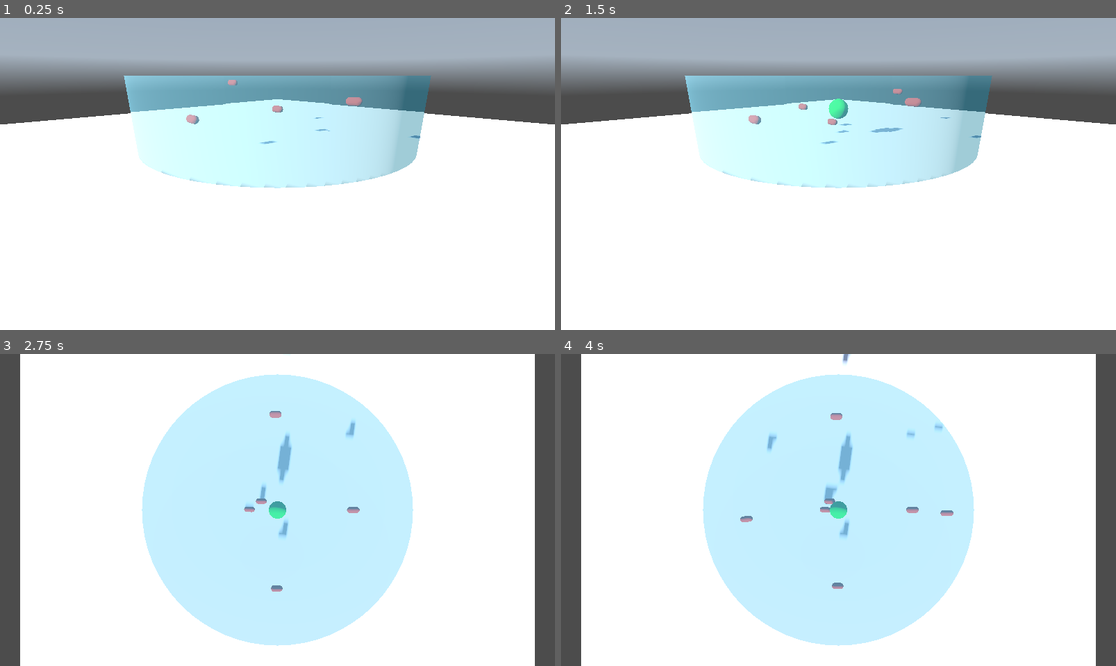
Above: before the commit, frames 1-4 (two rows, left to right).
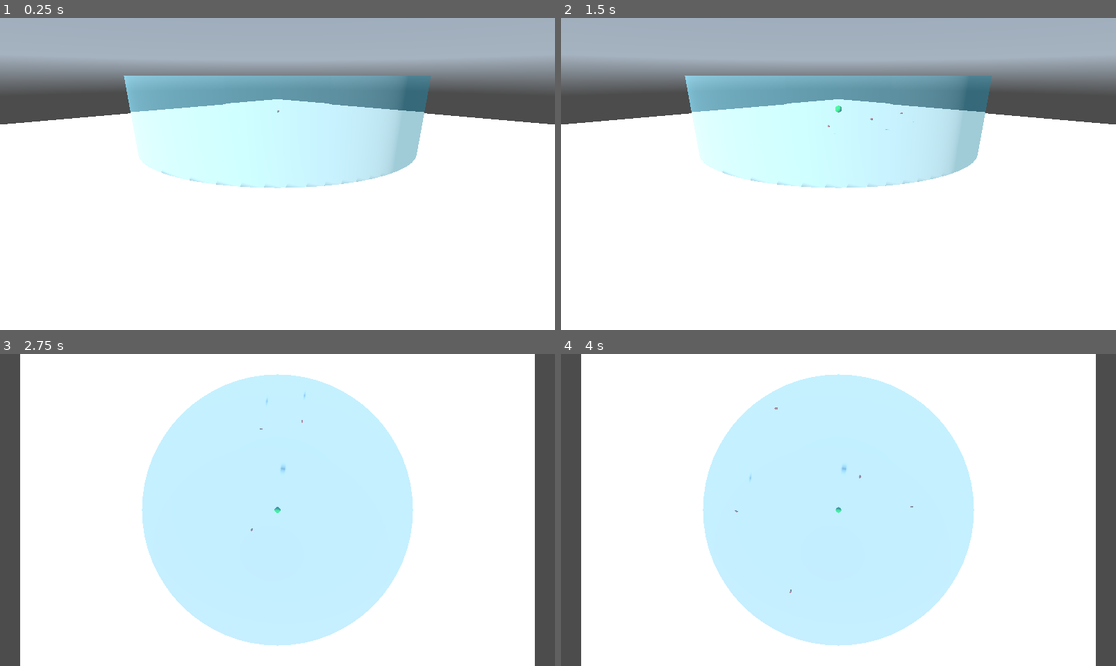
Above: after the commit, the same moments.

Repository: elegaanz/collective-behavior
Game: Godot game, scene res://Main.tscn
Same seed, same stepped clock (60 frames per second), same inputs: the game is played once before the commit and once after it. A sky picture missing from this copy of the repository is replaced by a grey-blue gradient.
Inputs (mouse positions are in pixels of both pictures, inside the frame that each line leads up to):
- Up to frame 1 (0.25 s): no input
- Up to frame 2 (1.5 s): tap Enter at 0.5 s; move the mouse to (960, 158) at 0.52 s; tap Z (spawn_fish) at 0.6 s; move the mouse to (727, 189) at 1.27 s; tap A (spawn_food) at 1.35 s
- Up to frame 3 (2.75 s): move the mouse to (333, 441) at 2.02 s; tap C (switch_camera) at 2.1 s
- Up to frame 4 (4 s): move the mouse to (810, 572) at 2.77 s; tap Z (spawn_fish) at 2.85 s; tap Space at 3.5 s; move the mouse to (1005, 556) at 3.52 s; tap A (spawn_food) at 3.6 s

The runs differ from the first frame. In frame 1, 0.2% of the frame differs, in the area x 33-76%, y 19-41%; in frame 2, 0.5%; in frame 3, 0.8%; in frame 4, 1.0%, in the area x 31-71%, y 0-77%.

Commit message:
Finish the implementation of the simulation

Diff:
--- a/Fish.gd
+++ b/Fish.gd
@@ -1,12 +1,11 @@
 extends Node3D
 
 # W in the article
-var body_mass = 1.0
+var body_mass = 0.03853
 # TL in the article
 var total_length = 0.1
 # S in the article
 var feed_intake_weight = 0.0
-const MAX_FEED_INTAKE = 10.0 # TODO: actual value
 
 var swimming_force_vector = Vector3.RIGHT
 var acceleration = Vector3.RIGHT
@@ -17,12 +16,17 @@
 	GROWING,
 }
 
+var phase_duration = 0.0
+const FEEDING_PHASE_DURATION = 10.0
 var current_phase = PHASE.FEEDING
 var mesh: MeshInstance3D
+
+var current_iteration = 0
 
 # Called when the node enters the scene tree for the first time.
 func _ready():
 	mesh = get_node("MeshInstance3D")
+	scale_mesh()
 
 var w = [0.6, 0.4, 0.4, 1.0, 0.0, 0.2] # w1 to w6 (the index are shifted in Godot and go from 0 to 5)
 var max_speed_coeff = 1.5 # Cv in the article
@@ -31,7 +35,8 @@
 func _process(delta):
 	if current_phase == PHASE.FEEDING:
 		# this algorithm is based on figure 2
-		if feed_in_tank() && feed_intake_weight < MAX_FEED_INTAKE:
+		var max_feed_intake = 0.04 * body_mass
+		if feed_in_tank() && feed_intake_weight < max_feed_intake:
 			w[4] = 3.0
 			max_speed_coeff = 7.0
 		else:
@@ -43,6 +48,9 @@
 		# Equations (1) in the article
 		acceleration = swimming_force_vector / body_mass
 		speed += acceleration * delta
+		var max_speed = max_speed_coeff * total_length
+		if speed.length() > max_speed:
+			speed = speed.normalized() * max_speed
 		var new_position = position + speed * delta
 		if inside_of_tank(new_position):
 			# if there was a significant move, rotate the fish towards the point
@@ -55,13 +63,35 @@
 			# This condition is rarely met, but it still exists
 			# as a security measure to make sure no fish escapes
 			# from the tank
-			var center_of_tank = Vector3(0, position.y, 0)
+			var center_of_tank = Vector3(0, 0.5, 0)
 			position += (center_of_tank - position).normalized() * delta * delta
+			speed /= 2
+
+		var food_in_contact: Node = get_food_in_contact()
+		if food_in_contact != null:
+			# We don't have a counter for how many food pellets were eaten
+			# (aka N_f^i), we just sum the weights as they come
+			feed_intake_weight += food_in_contact.weight
+			food_in_contact.get_parent().remove_child(food_in_contact)
+
+		phase_duration += delta
+		if phase_duration > FEEDING_PHASE_DURATION:
+			start_growth()
+	else:
+		var feed_conversion_efficiency = 1.0
+		var body_mass_gain = feed_intake_weight * feed_conversion_efficiency
+		body_mass += body_mass_gain
+
+		scale_mesh()
+
+		current_iteration += 1
+		print("iteration n° ", current_iteration)
+		start_feeding()
 
 # The following variables are updated regularly in _physics_process
 var closest_fish = null
-var baricenter = Vector3.ZERO # computed with equation 5
-var mean_velocity = Vector3.ZERO # computed with equation 7
+var baricenter = null # computed with equation 5
+var mean_velocity = null # computed with equation 7
 var closest_food = null
 
 func compute_swimming_force():
@@ -73,9 +103,13 @@
 	if closest_fish != null:
 		separation = w[0] * (position - closest_fish.position).normalized()
 
-	var cohesion = w[1] * (baricenter - position).normalized()
-
-	var alignment = w[2] * (mean_velocity - speed).normalized()
+	var cohesion = Vector3.ZERO
+	if baricenter != null:
+		cohesion = w[1] * (baricenter - position).normalized()
+
+	var alignment = Vector3.ZERO
+	if mean_velocity != null:
+		alignment = w[2] * (mean_velocity - speed).normalized()
 
 	var tank_top = Vector3(position.x, TANK_HEIGHT, position.z)
 	var tank_floor = Vector3(position.x, 0, position.z)
@@ -114,9 +148,21 @@
 func start_feeding():
 	current_phase = PHASE.FEEDING
 	feed_intake_weight = 0.0
+	phase_duration = 0.0
+
+func start_growth():
+	current_phase = PHASE.GROWING
 
 func feed_in_tank():
 	return get_tree().get_nodes_in_group("Food").size() > 0
+
+func get_food_in_contact():
+	var all_food = get_tree().get_nodes_in_group("Food")
+	for food in all_food:
+		var distance = (food.position - position).length()
+		if distance < speed.length() / 8:
+			return food
+	return null
 
 func _physics_process(_delta):
 	var school = get_tree().get_nodes_in_group("School")
@@ -142,6 +188,9 @@
 	if visible_fishes > 0:
 		baricenter /= visible_fishes
 		mean_velocity /= visible_fishes
+	else:
+		baricenter = null
+		mean_velocity = null
 
 	closest_food = null
 	var foods = get_tree().get_nodes_in_group("Food")
@@ -156,10 +205,16 @@
 # to take into account the dead space at the back of the
 # fish
 func field_of_view():
-	return 2 * total_length
+	return 0.1 * total_length
 
 func inside_of_tank(point):
 	var radius = Vector2(point.x, point.z)
 	return (radius.length() < TANK_RADIUS * 0.95 &&
 		0.1 < point.y &&
 		point.y < TANK_HEIGHT * 0.9)
+
+func scale_mesh():
+	const A = 0.0209
+	const B = 2.483
+	total_length = (body_mass / A)**(1 / B)
+	mesh.scale = 0.02 * total_length**1.2 * Vector3.ONE
--- /dev/null
+++ b/Food.gd
@@ -0,0 +1,18 @@
+extends Node3D
+
+# in grams (see
+# "Definition of feed intake during the feeding simulation"
+# in the article)
+var weight = 0.065
+
+# Called when the node enters the scene tree for the first time.
+func _ready():
+	pass # Replace with function body.
+
+
+# Called every frame. 'delta' is the elapsed time since the previous frame.
+func _process(delta):
+	if position.y <= 0.095:
+		return
+	const SINKING_SPEED = 0.025
+	position.y -= SINKING_SPEED * delta
--- a/Food.tscn
+++ b/Food.tscn
@@ -1,4 +1,6 @@
-[gd_scene load_steps=3 format=3 uid="uid://bqbt202am88dt"]
+[gd_scene load_steps=4 format=3 uid="uid://bqbt202am88dt"]
+
+[ext_resource type="Script" path="res://Food.gd" id="1_ldp46"]
 
 [sub_resource type="StandardMaterial3D" id="StandardMaterial3D_3jgyj"]
 albedo_color = Color(6.78644e-06, 0.719208, 0.111989, 1)
@@ -7,7 +9,8 @@
 material = SubResource("StandardMaterial3D_3jgyj")
 
 [node name="Food" type="Node3D" groups=["Food"]]
+script = ExtResource("1_ldp46")
 
 [node name="MeshInstance3D" type="MeshInstance3D" parent="."]
-transform = Transform3D(0.3, 0, 0, 0, 0.3, 0, 0, 0, 0.3, 0, 0, 0)
+transform = Transform3D(0.1, 0, 0, 0, 0.1, 0, 0, 0, 0.1, 0, 0, 0)
 mesh = SubResource("SphereMesh_6hv0y")
--- a/Main.tscn
+++ b/Main.tscn
@@ -69,12 +69,3 @@
 
 [node name="Fish" parent="." instance=ExtResource("2_7ul0k")]
 transform = Transform3D(1, 0, 0, 0, 1, 0, 0, 0, 1, 0, 0.5, 0)
-
-[node name="Fish4" parent="." instance=ExtResource("2_7ul0k")]
-transform = Transform3D(1, 0, 0, 0, 1, 0, 0, 0, 1, 1.27447, 0.701579, 0)
-
-[node name="Fish3" parent="." instance=ExtResource("2_7ul0k")]
-transform = Transform3D(1, 0, 0, 0, 1, 0, 0, 0, 1, -1.09321, 0.892716, 0)
-
-[node name="Fish2" parent="." instance=ExtResource("2_7ul0k")]
-transform = Transform3D(1, 0, 0, 0, 1, 0, 0, 0, 1, -0.0129664, 0.5, 1.3937)
